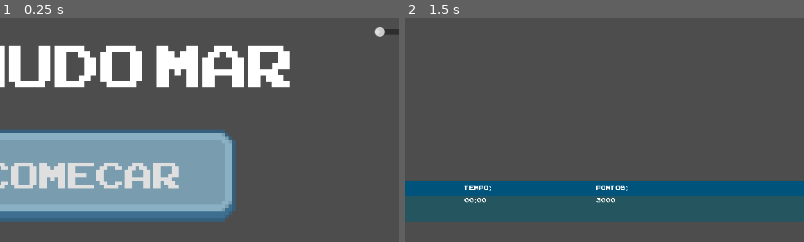
Above: before the commit, frames 1-2 (left to right).
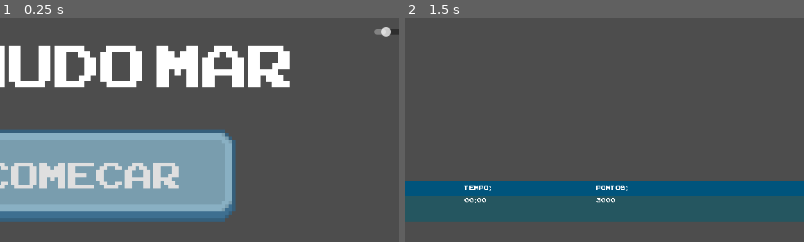
Above: after the commit, the same moments.

Repository: Estefano-Alfredo/Jogo-ASSARTE
Game: Godot game, scene res://Nos de Menu/menu.tscn
Same seed, same stepped clock (60 frames per second), same inputs: the game is played once before the commit and once after it.
Inputs:
- Up to frame 1 (0.25 s): no input
- Up to frame 2 (1.5 s): click "Re latorio" at 0.5 s; tap Enter at 1.25 s
The pictures show only the part of the screen within x 40-90%, y 0-50%; the shares and areas given below are measured in that part.

The runs differ from the first frame. In frame 1, 0.1% of the frame differs, in the area x 93-98%, y 4-9%; in frame 2, nothing differs.

Commit message:
Som
- Novo volume de slide.

Diff:
--- a/bio-geometria/bio-geometria/Global.gd
+++ b/bio-geometria/bio-geometria/Global.gd
@@ -5,3 +5,6 @@
 
 # Variável para armazenar o nome do jogador
 var nome_do_jogador: String = ""
+
+var volume : float = 1.0
+var volume_temp : float = 1.0
--- a/bio-geometria/bio-geometria/Nos de Menu/menu.gd
+++ b/bio-geometria/bio-geometria/Nos de Menu/menu.gd
@@ -7,17 +7,18 @@
 	get_tree().quit()
 
 func _on_start_pressed() -> void:
+	audio_player.play()
 	# Cria a instância da cena Popup
 	var popup_nome = POPUP_NOME_SCENE.instantiate()
 	# Conecta o sinal e vai para iniciar_jogo
 	popup_nome.nome_confirmado.connect(_iniciar_jogo)
 	add_child(popup_nome)
 	popup_nome.set_anchors_and_offsets_preset(Control.PRESET_FULL_RECT)
-	audio_player.play()
+
 
 func _on_relatorio_pressed() -> void:
+	audio_player.play()
 	get_tree().change_scene_to_file("res://Nos de Menu/tela_relatorio.tscn")
-	audio_player.play()
 
 #chamada somente quando o popup emite o sinal
 func _iniciar_jogo(nome_recebido: String) -> void:
--- a/bio-geometria/bio-geometria/Nos/botao_som.tscn
+++ b/bio-geometria/bio-geometria/Nos/botao_som.tscn
@@ -1,7 +1,8 @@
-[gd_scene load_steps=4 format=3 uid="uid://b3r7gpjiepoym"]
+[gd_scene load_steps=5 format=3 uid="uid://b3r7gpjiepoym"]
 
 [ext_resource type="Script" uid="uid://cgfgslxofxilq" path="res://control.gd" id="1_0o64d"]
 [ext_resource type="Texture2D" uid="uid://bswucvxg7mfcu" path="res://Assets/Ui/som.png" id="2_0ivm0"]
+[ext_resource type="AudioStream" uid="uid://bh662ho7ii57d" path="res://Assets/Sounds/Modern11.mp3" id="3_jlrq6"]
 
 [sub_resource type="StyleBoxEmpty" id="StyleBoxEmpty_0o64d"]
 
@@ -30,6 +31,20 @@
 offset_top = 12.0
 offset_right = -40.0
 offset_bottom = 28.0
+max_value = 10.0
+value = 1.0
+
+[node name="teste" type="Button" parent="."]
+visible = false
+layout_mode = 0
+offset_left = -188.0
+offset_top = 6.0
+offset_right = -167.0
+offset_bottom = 29.0
+
+[node name="AudioStreamPlayer" type="AudioStreamPlayer" parent="."]
+stream = ExtResource("3_jlrq6")
 
 [connection signal="toggled" from="Botao" to="." method="_on_button_toggled"]
 [connection signal="value_changed" from="HSlider" to="." method="_on_h_slider_value_changed"]
+[connection signal="pressed" from="teste" to="." method="_on_button_pressed"]
--- a/bio-geometria/bio-geometria/control.gd
+++ b/bio-geometria/bio-geometria/control.gd
@@ -1,23 +1,33 @@
 extends Control
 
-
-@onready var button: Button = $Botao
 const SEM_SOM = preload("uid://nkhllp14tk8b")
 const SOM = preload("uid://bswucvxg7mfcu")
 
+@onready var button: Button = $Botao
+@onready var audio_stream_player: AudioStreamPlayer = $AudioStreamPlayer
+@onready var slider: HSlider = $HSlider
+
+func _ready() -> void:
+	slider.value = Global.volume
 
 func _on_button_toggled(toggled_on: bool) -> void:
 	if toggled_on:
 		button.icon = SOM
-		print("ON")
-		var bus_idx = AudioServer.get_bus_index("Master")
-		AudioServer.set_bus_mute(bus_idx, false)
+		slider.value = Global.volume_temp
 	else:
 		button.icon = SEM_SOM
-		print("OFF")
-		var bus_idx = AudioServer.get_bus_index("Master")
-		AudioServer.set_bus_mute(bus_idx, true)
+		Global.volume_temp = Global.volume
+		slider.value = 0
 
 
 func _on_h_slider_value_changed(value: float) -> void:
-	print(value)
+	var sfx_index = AudioServer.get_bus_index("Master")
+	Global.volume = value
+	if value > 0:
+		Global.volume_temp = value
+		button.button_pressed = true
+	AudioServer.set_bus_volume_db(sfx_index, linear_to_db(Global.volume))
+
+
+func _on_button_pressed() -> void:
+	audio_stream_player.play()
